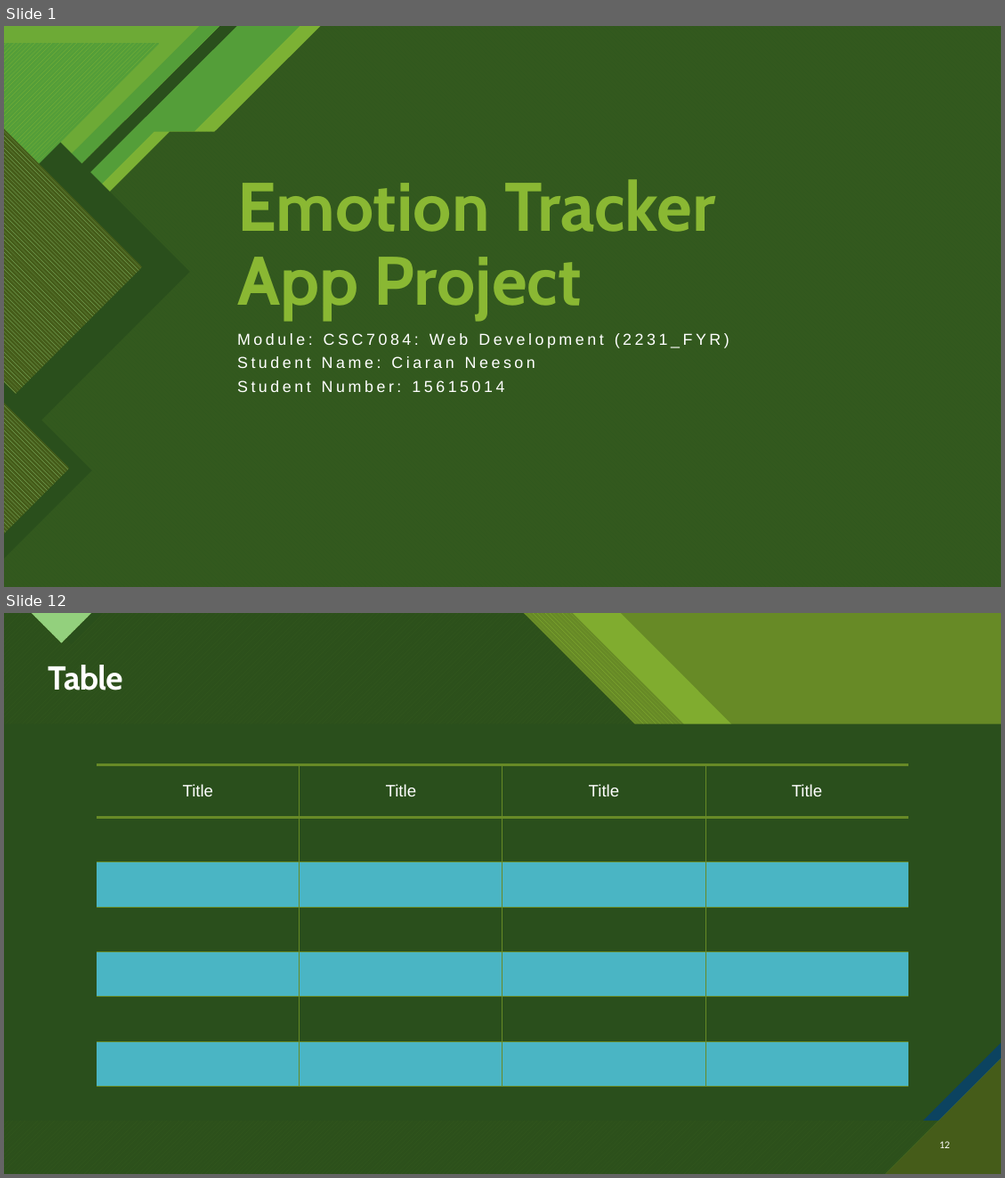
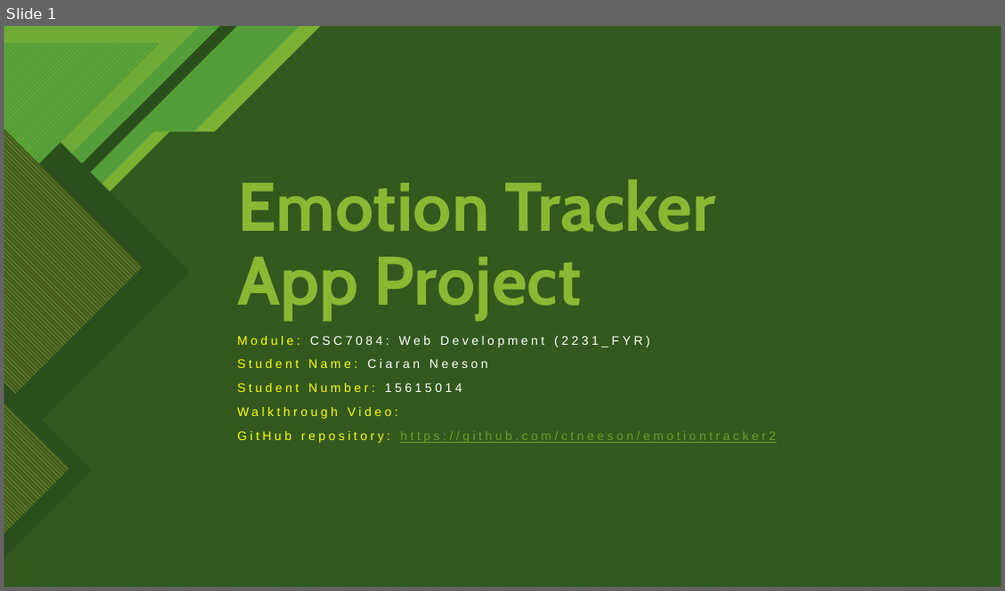
Before and after one commit to ctneeson/emotiontracker2, a slide deck: Emotion Tracker App Project.pptx. Shown one above the other, each under a label of ours: slides 1 and 12 before the commit, slide 1 after it; the slides between them are not shown. The pictures are 1005x1178 and 1005x591 pixels, drawn with LibreOffice and Linux fonts; fonts in the diff are those of the drawing. Boxes give left, top, right and bottom in pixels: in the first picture for what was removed or moved away, otherwise in the second. Text is boxed around its words. In the diff, an @@ line names an element or a change of style, - is before the commit and + after.

```diff
--- a/Emotion Tracker App Project.pptx
+++ b/Emotion Tracker App Project.pptx
@@ slide 12 removed at [4,613,1001,1174], background #8AB833; not listed: 12 template elements that a slide beside it also shows @@
@@ rectangle removed at [4,613,1001,1174] @@
@@ rectangle removed at [4,613,1001,1174] @@
@@ freeform shape removed at [4,613,1001,1174] @@
@@ freeform shape removed at [4,613,1001,1174] @@
@@ freeform shape removed at [4,613,1001,1174] @@
@@ title removed at [48,665,122,690] @@
-Table
@@ snip rect removed at [4,723,1001,1120] @@
@@ table removed at [97,765,910,1086], 7 rows, 4 columns @@
-Title | Title | Title | Title
- |  |  | 
- |  |  | 
- |  |  | 
- |  |  | 
- |  |  | 
- |  |  | 
@@ page number removed at [939,1141,950,1148] @@
-12
@@ slide 1 changed as well @@
@@ subtitle at [237,336,650,392]: size 15.3 to 12 pt in "Module: CSC7084: Web Development (2231_FYR)", "Student Name: Ciaran Neeson", "Student Number: 15615014"; text colour #FFFFFF to #FFFF00 in "Module:", "Student Name:", "Student Number:"; line spacing 0.7 to 0.9 @@
@@ subtitle at [237,407,776,443]: paragraphs added @@
+Walkthrough Video:
+GitHub repository: https://github.com/ctneeson/emotiontracker2
```
Also in this commit, not shown: 2 other slides changed, 7 slides added, 13 other slides removed.
